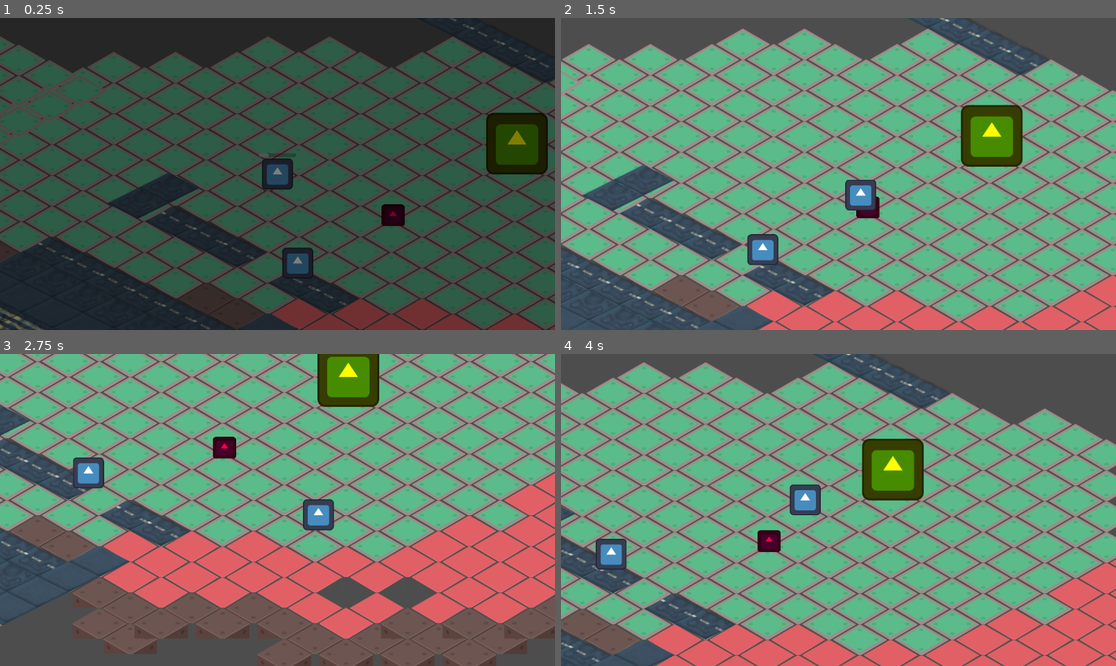
Above: before the commit, frames 1-4 (two rows, left to right).
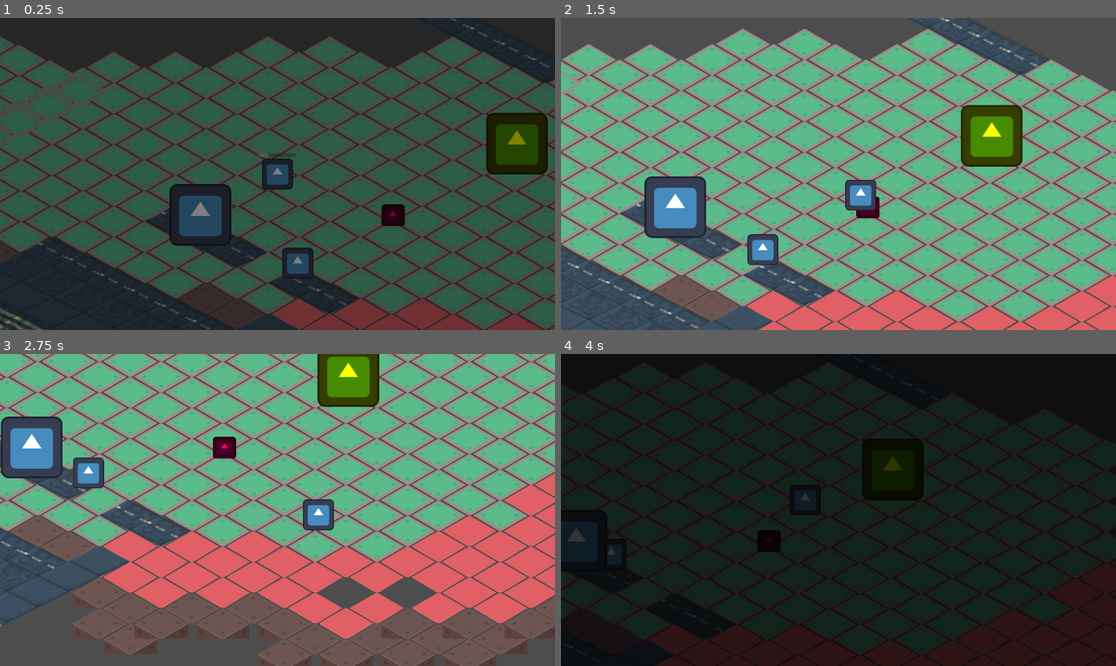
Above: after the commit, the same moments.

Repository: ManuelOteroFernandez/corujam2
Game: Godot game, scene res://testing_level.tscn
Two runs of this game, one before a commit and one after it. Both use one fixed random seed, a clock stepped at 60 frames per second and the inputs below. The engine's default icon, where the game draws it, is replaced by a stand-in: a white triangle on a blue panel in a dark square.
Inputs:
- Up to frame 1 (0.25 s): no input
- Up to frame 2 (1.5 s): tap Enter (ui_accept) at 0.5, 0.77 s; hold D (move_right) 0.53-1.28 s; hold E (interact) 0.53-1.28 s; hold S (move_down) from 1.28 s (still down); tap E (interact) at 1.35 s
- Up to frame 3 (2.75 s): tap Enter (ui_accept) at 1.52 s; release S (move_down) at 2.03 s; hold D (move_right) from 2.03 s (still down); hold E (interact) from 2.03 s (still down)
- Up to frame 4 (4 s): release D (move_right) at 2.78 s; release E (interact) at 2.78 s; hold W (move_up) 2.78-3.53 s; tap E (interact) at 2.85 s; tap Enter (ui_accept) at 3.02, 3.77 s; hold A (move_left) from 3.53 s (still down); hold E (interact) from 3.53 s (still down)

The runs differ from the first frame. In frame 1, 2.4% of the frame differs, in the area x 19-42%, y 49-74%; in frame 2, 2.6%; in frame 3, 1.8%; in frame 4, 100%, in the area x 0-100%, y 0-100%.

Commit message:
win screen

Diff:
--- a/level.gd
+++ b/level.gd
@@ -2,6 +2,7 @@
 
 @onready var npc_path: NpcPath = $NPC_path
 @onready var death_screen: DeathScreen = $DeathScreen
+@onready var transition_screen: CanvasLayer = $transition_screen
 
 var checkpoint_progress = 0
 
@@ -24,7 +25,10 @@
 	npc_path.run()
 
 func on_manolo_win():
-	pass
+	transition_screen.fade_out()
+	await transition_screen.end_transition_signal
+
+	get_tree().change_scene_to_file("res://ux/win_screen.tscn")
 
 
 func on_manolo_dead(text:String):
--- a/testing_level.tscn
+++ b/testing_level.tscn
@@ -9,8 +9,8 @@
 [ext_resource type="PackedScene" uid="uid://33i8k6kuf66t" path="res://npc/npc_path.tscn" id="7_50fuq"]
 [ext_resource type="PackedScene" uid="uid://dmxf13rdkyev2" path="res://interactors/piscina.tscn" id="7_nha3r"]
 [ext_resource type="PackedScene" uid="uid://c2dygt54i7mod" path="res://checkpoint.tscn" id="8_pdwrp"]
-[ext_resource type="PackedScene" uid="uid://ca2lkwil1y3ql" path="res://interactors/electricidad.tscn" id="10_7w4r7"]
 [ext_resource type="PackedScene" uid="uid://dvj63ppnphvwh" path="res://ux/death_screen.tscn" id="11_oob0o"]
+[ext_resource type="PackedScene" uid="uid://b7wrhg522blx" path="res://win_area.tscn" id="12_m1pso"]
 
 [sub_resource type="RectangleShape2D" id="RectangleShape2D_n3hra"]
 size = Vector2(126, 73)
@@ -48,8 +48,6 @@
 [node name="Icon" type="Sprite2D" parent="StaticBody2D" unique_id=1050051514]
 texture = ExtResource("2_b55i6")
 
-[node name="ColorRect" parent="." unique_id=437963877 instance=ExtResource("5_th68x")]
-
 [node name="Nube" parent="." unique_id=774090252 instance=ExtResource("2_haa73")]
 position = Vector2(668, 94)
 
@@ -64,7 +62,7 @@
 position = Vector2(232, 17)
 
 [node name="Checkpoint2" parent="." unique_id=1992549966 instance=ExtResource("8_pdwrp")]
-position = Vector2(621, 236)
+position = Vector2(818, 104)
 
 [node name="NPC_path" parent="." unique_id=881674550 instance=ExtResource("7_50fuq")]
 position = Vector2(552, 103)
@@ -72,15 +70,9 @@
 stop_points = Array[float]([9999.0])
 metadata/_edit_lock_ = true
 
-[node name="Electricidad" parent="." unique_id=1527725779 instance=ExtResource("10_7w4r7")]
-position = Vector2(378, 155)
-
-[node name="TileMapLayer" parent="Electricidad" index="0" unique_id=1022504317]
-tile_map_data = PackedByteArray("AAD/////AgAAAAAAAAAAAP7/AgAAAAAAAAA=")
-
-[node name="CollisionPolygon2D" parent="Electricidad" index="1" unique_id=2104453580]
-polygon = PackedVector2Array(5, 30, -55, -2, 66, -65, 130, -34)
-
 [node name="DeathScreen" parent="." unique_id=1930916143 instance=ExtResource("11_oob0o")]
 
-[editable path="Electricidad"]
+[node name="transition_screen" parent="." unique_id=1655704161 instance=ExtResource("5_th68x")]
+
+[node name="WinArea" parent="." unique_id=567062255 instance=ExtResource("12_m1pso")]
+position = Vector2(508, 179)
--- /dev/null
+++ b/ux/win_screen.gd
@@ -0,0 +1,41 @@
+extends CanvasLayer
+
+@export var text_list:Array[String]
+@onready var text: RichTextLabel = $Container/VBoxContainer/RichTextLabel
+@onready var timer: Timer = $Timer
+@onready var button: Button = $Container/VBoxContainer/Button
+@onready var transition_screen: CanvasLayer = $transition_screen
+
+var next_index = 0
+
+func _ready() -> void:
+	next_text()
+
+func next_text():
+	var tw = create_tween()
+	tw.tween_property(text,"modulate:a", 0, 0.5)
+
+	await tw.finished
+
+	text.text = text_list[next_index]
+	if next_index < text_list.size():
+		next_index += 1
+
+	var tw2 = create_tween()
+	tw2.tween_property(text,"modulate:a",1,0.5)
+
+
+
+func _on_timer_timeout() -> void:
+	if next_index < text_list.size():
+		next_text()
+	else:
+		var tw = create_tween()
+		tw.tween_property(button,"modulate:a",1,1)
+
+
+func _on_button_pressed() -> void:
+	transition_screen.fade_out()
+	await transition_screen.end_transition_signal
+
+	get_tree().change_scene_to_file("res://ux/main_menu.tscn")
--- /dev/null
+++ b/ux/win_screen.tscn
@@ -0,0 +1,67 @@
+[gd_scene format=3 uid="uid://bhde1qf2hjnyg"]
+
+[ext_resource type="Script" uid="uid://cc0javmphjgts" path="res://ux/win_screen.gd" id="1_82l3k"]
+[ext_resource type="FontFile" uid="uid://p7x1ooaaecr7" path="res://ux/Web437_Trident_8x16.woff" id="2_2cxnd"]
+[ext_resource type="PackedScene" uid="uid://2jfb54qnrue6" path="res://ux/transition_screen.tscn" id="3_2cxnd"]
+
+[node name="WinScreen" type="CanvasLayer" unique_id=1930916143]
+script = ExtResource("1_82l3k")
+text_list = Array[String](["gaste", "ed e"])
+
+[node name="Container" type="Control" parent="." unique_id=325274922]
+layout_mode = 3
+anchors_preset = 15
+anchor_right = 1.0
+anchor_bottom = 1.0
+grow_horizontal = 2
+grow_vertical = 2
+mouse_filter = 2
+
+[node name="ColorRect" type="ColorRect" parent="Container" unique_id=1353567822]
+layout_mode = 1
+anchors_preset = 15
+anchor_right = 1.0
+anchor_bottom = 1.0
+grow_horizontal = 2
+grow_vertical = 2
+color = Color(0.04755766, 0.047557645, 0.047557645, 1)
+
+[node name="VBoxContainer" type="VBoxContainer" parent="Container" unique_id=36834756]
+layout_mode = 1
+anchors_preset = -1
+anchor_left = 0.05
+anchor_top = 0.5
+anchor_right = 0.95000005
+anchor_bottom = 0.5
+offset_left = 4.3999977
+offset_top = -48.0
+offset_right = -1.4000244
+offset_bottom = 59.0
+grow_horizontal = 2
+grow_vertical = 2
+
+[node name="RichTextLabel" type="RichTextLabel" parent="Container/VBoxContainer" unique_id=589966273]
+layout_mode = 2
+theme_override_colors/default_color = Color(1, 1, 1, 1)
+theme_override_fonts/normal_font = ExtResource("2_2cxnd")
+theme_override_font_sizes/normal_font_size = 30
+text = "sdgsdfsdfsdf"
+fit_content = true
+horizontal_alignment = 1
+vertical_alignment = 1
+
+[node name="Button" type="Button" parent="Container/VBoxContainer" unique_id=95083753]
+modulate = Color(1, 1, 1, 0)
+layout_mode = 2
+size_flags_horizontal = 4
+size_flags_vertical = 4
+text = "Volver al menú"
+
+[node name="Timer" type="Timer" parent="." unique_id=621366442]
+wait_time = 5.0
+autostart = true
+
+[node name="transition_screen" parent="." unique_id=1655704161 instance=ExtResource("3_2cxnd")]
+
+[connection signal="pressed" from="Container/VBoxContainer/Button" to="." method="_on_button_pressed"]
+[connection signal="timeout" from="Timer" to="." method="_on_timer_timeout"]
--- /dev/null
+++ b/win_area.tscn
@@ -0,0 +1,14 @@
+[gd_scene format=3 uid="uid://b7wrhg522blx"]
+
+[ext_resource type="Texture2D" uid="uid://3icx4awde8gy" path="res://icon.svg" id="1_wkndv"]
+
+[sub_resource type="CircleShape2D" id="CircleShape2D_lc7x4"]
+radius = 65.03076
+
+[node name="WinArea" type="Area2D" unique_id=567062255 groups=["win"]]
+
+[node name="Sprite2D" type="Sprite2D" parent="." unique_id=1126378398]
+texture = ExtResource("1_wkndv")
+
+[node name="CollisionShape2D" type="CollisionShape2D" parent="." unique_id=298719284]
+shape = SubResource("CircleShape2D_lc7x4")
Not shown, added: ux/win_screen.gd.uid
